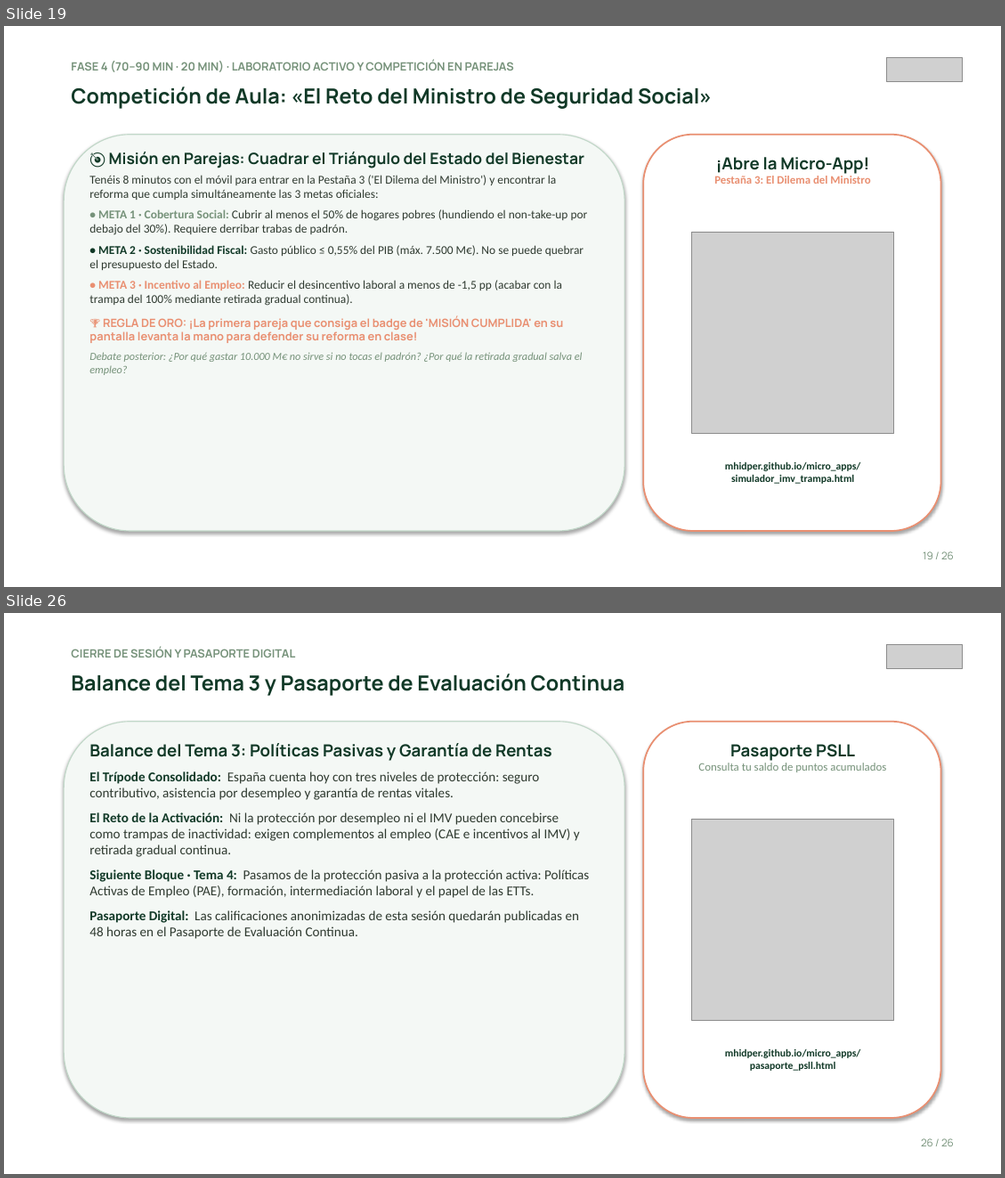
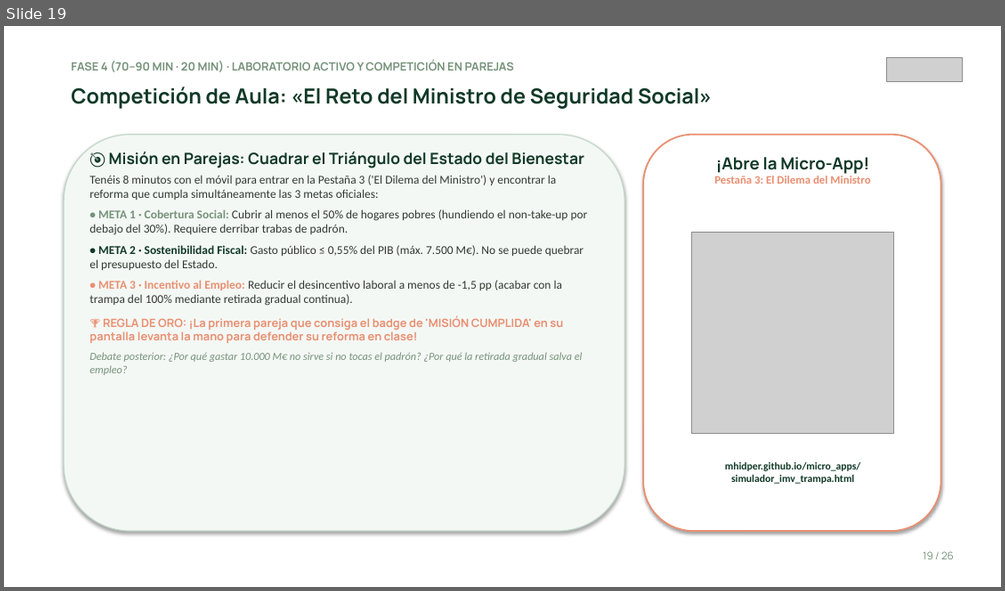
Before and after one commit to mhidper/PSSLL2627, a slide deck: Temas EB/Sesiones EB/Sesion 11/Sesion 11 - Garantia de rentas, trampa de la pobreza e Ingreso Minimo Vital.pptx. Shown one above the other, each under a label of ours: slides 19 and 26 before the commit, slide 19 after it; the slides between them are not shown. The pictures are 1005x1178 and 1005x591 pixels, drawn with LibreOffice and Linux fonts; fonts in the diff are those of the drawing; grey boxes stand for pictures. Boxes give left, top, right and bottom in pixels: in the first picture for what was removed or moved away, otherwise in the second. Text is boxed around its words. In the diff, an @@ line names an element or a change of style, - is before the commit and + after.

```diff
--- a/Temas EB/Sesiones EB/Sesion 11/Sesion 11 - Garantia de rentas, trampa de la pobreza e Ingreso Minimo Vital.pptx
+++ b/Temas EB/Sesiones EB/Sesion 11/Sesion 11 - Garantia de rentas, trampa de la pobreza e Ingreso Minimo Vital.pptx
@@ slide 26 removed at (x1=4, y1=613, x2=1001, y2=1174), background #FFFFFF @@
@@ text removed at (x1=71, y1=647, x2=296, y2=657) @@
-CIERRE DE SESIÓN Y PASAPORTE DIGITAL
@@ picture removed at (x1=886, y1=644, x2=962, y2=668) @@
@@ text removed at (x1=71, y1=674, x2=625, y2=696) @@
-Balance del Tema 3 y Pasaporte de Evaluación Continua
@@ rounded rectangle removed at (x1=64, y1=722, x2=624, y2=1118) @@
@@ text removed at (x1=89, y1=743, x2=589, y2=939) @@
-Balance del Tema 3: Políticas Pasivas y Garantía de Rentas
-El Trípode Consolidado: España cuenta hoy con tres niveles de protección: seguro contributivo, asistencia por desempleo y garantía de rentas vitales.
-El Reto de la Activación: Ni la protección por desempleo ni el IMV pueden concebirse como trampas de inactividad: exigen complementos al empleo (CAE e incentivos al IMV) y retirada gradual continua.
-Siguiente Bloque · Tema 4: Pasamos de la protección pasiva a la protección activa: Políticas Activas de Empleo (PAE), formación, intermediación laboral y el papel de las ETTs.
-Pasaporte Digital: Las calificaciones anonimizadas de esta sesión quedarán publicadas en 48 horas en el Pasaporte de Evaluación Continua.
@@ rounded rectangle removed at (x1=643, y1=722, x2=941, y2=1118) @@
@@ text removed at (x1=698, y1=744, x2=886, y2=772) @@
-Pasaporte PSLL
-Consulta tu saldo de puntos acumulados
@@ picture removed at (x1=692, y1=819, x2=894, y2=1021) @@
@@ text removed at (x1=725, y1=1048, x2=861, y2=1070) @@
-mhidper.github.io/micro_apps/
-pasaporte_psll.html
@@ text removed at (x1=921, y1=1138, x2=954, y2=1146) @@
-26 / 26
```
Also in this commit, not shown: 2 slides changed, 4 other slides removed, 23 other files.
